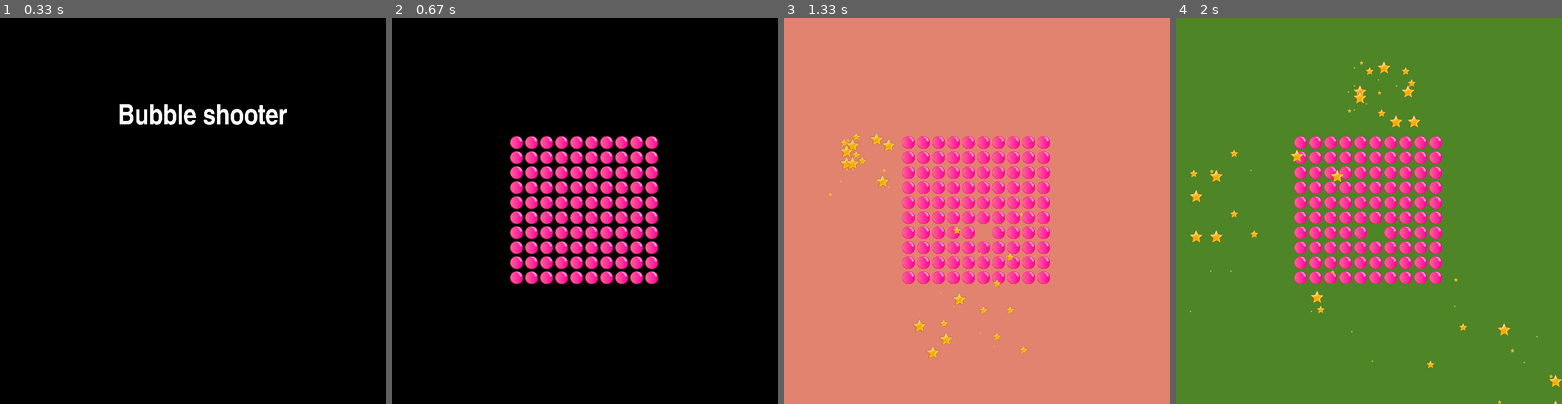
Above: before the commit, frames 1-4 (left to right).
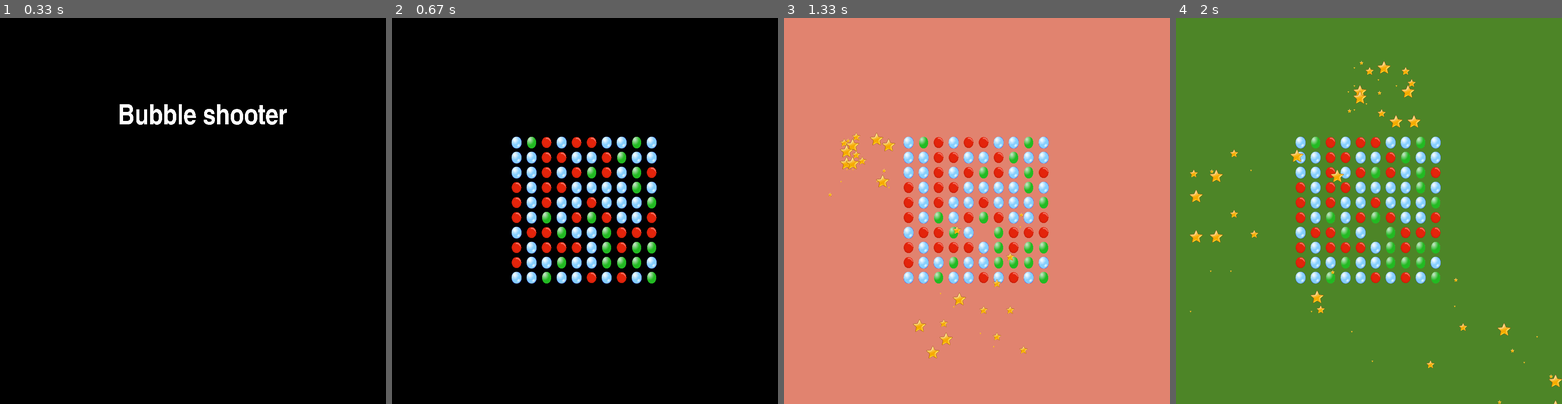
Above: after the commit, the same moments.

Repository: VorchukOleg/Project-pygame
Game: pygame game, started from rabota.py
Same seed, same stepped clock (60 frames per second), same inputs: the game is played once before the commit and once after it.
Inputs (mouse positions are in pixels of both pictures, inside the frame that each line leads up to):
- Up to frame 1 (0.33 s): no input
- Up to frame 2 (0.67 s): click (585, 211) at 0.38 s
- Up to frame 3 (1.33 s): click (980, 238) at 0.72 s; click (857, 153) at 1.05 s
- Up to frame 4 (2 s): click (1511, 346) at 1.38 s; click (1376, 79) at 1.72 s

Frame 1 is identical in both runs. In frame 2, 8.7% of the frame differs, in the area x 30-69%, y 30-69%; in frame 3, 8.6%; in frame 4, 8.6%.

Commit message:
colored bubbles

Diff:
--- a/rabota.py
+++ b/rabota.py
@@ -64,7 +64,7 @@
 class Bubble(pygame.sprite.Sprite):
     def __init__(self, pos):
         super().__init__(all_sprites)
-        self.image = pygame.transform.scale(load_image('bubble.png'), (30, 30))
+        self.image = pygame.transform.scale(load_image(random.choice(['bluepysur.png', 'redpysur.png', 'greenpysur.png'])), (30, 30))
         self.rect = self.image.get_rect()
         self.rect.x, self.rect.y = pos
 
